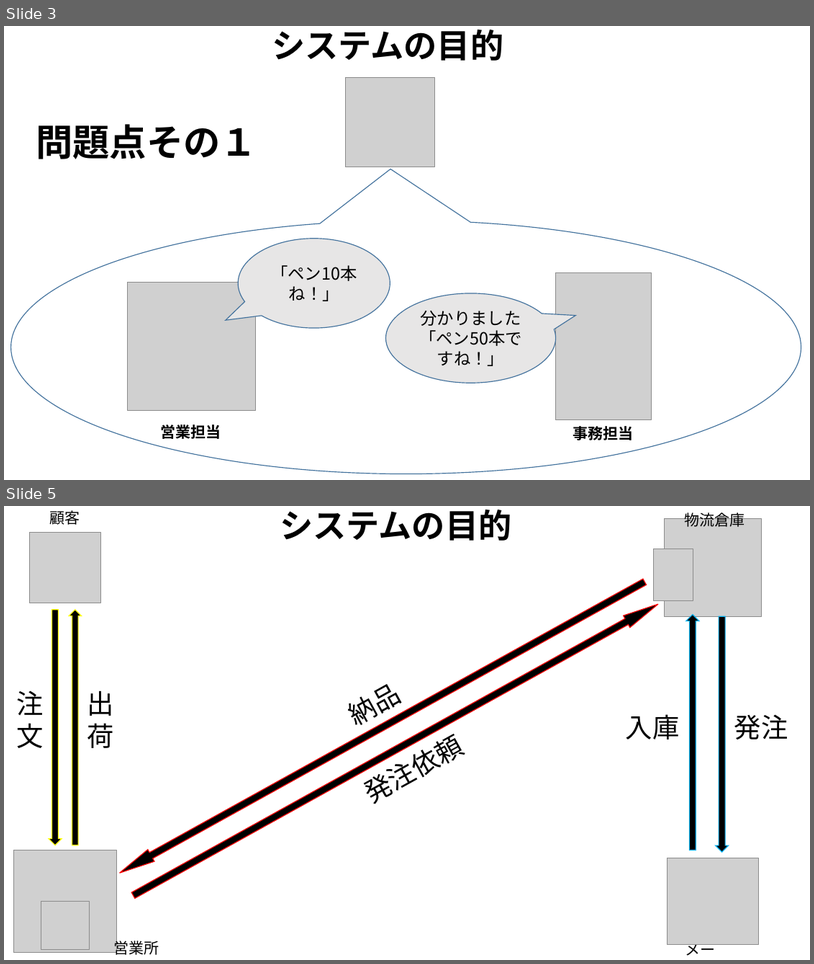
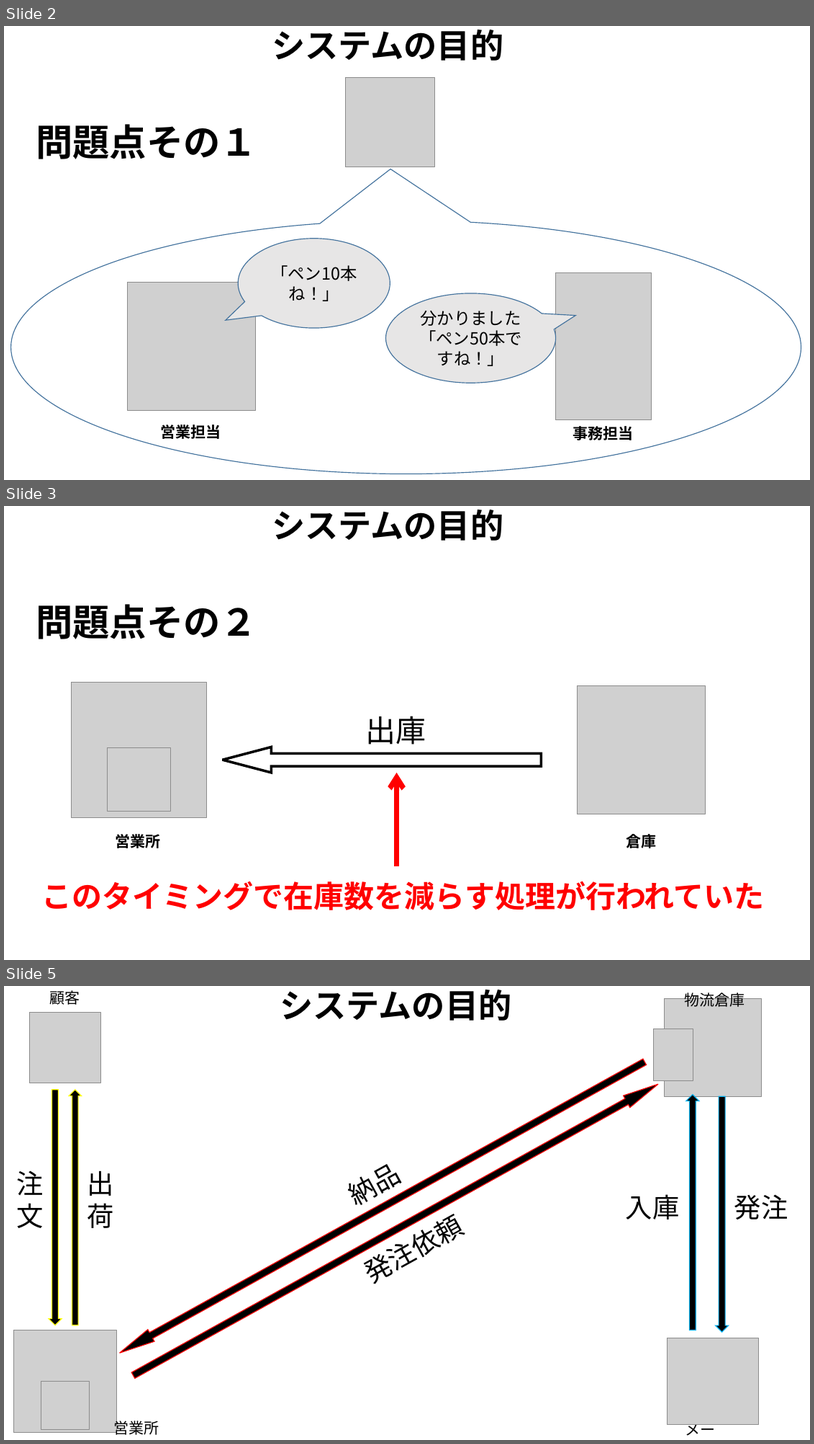
Before and after one commit to Yamanin3/system-devel, a slide deck: 企画発表プレゼンテーション.pptx. Shown one above the other, each under a label of ours: slides 3 and 5 before the commit, slides 2, 3 and 5 after it; the slides between them are not shown. The pictures are 814x964 and 814x1444 pixels, drawn with LibreOffice and Linux fonts; fonts in the diff are those of the drawing; grey boxes stand for pictures; background and template pictures are left out. Boxes give left, top, right and bottom in pixels: in the first picture for what was removed or moved away, otherwise in the second. Text is boxed around its words. In the diff, an @@ line names an element or a change of style, - is before the commit and + after.

```diff
--- a/企画発表プレゼンテーション.pptx
+++ b/企画発表プレゼンテーション.pptx
@@ slide 3 added at (4, 506, 810, 960), background picture (left out) @@
@@ title added at (272, 509, 504, 541), 39.6 pt, text #000000, bold @@
+システムの目的
@@ text added at (36, 604, 257, 639), 44 pt, text #000000, bold @@
+問題点その２
@@ picture added at (71, 682, 206, 818) @@
@@ picture added at (578, 686, 706, 814) @@
@@ text added at (366, 716, 427, 744), 36 pt, text #000000 @@
+出庫
@@ picture added at (108, 747, 171, 811) @@
@@ right arrow added at (222, 746, 541, 772), fill #FFFFFF, outline #000000 3 pt @@
@@ arrow added from (396, 867) to (396, 772), #FF0000 6 pt @@
@@ text added at (115, 834, 160, 848), 18 pt, text #000000, bold @@
+営業所
@@ text added at (626, 831, 656, 850), 18 pt, text #000000, bold @@
+倉庫
@@ text added at (42, 880, 765, 910), 36 pt, text #FF0000, bold @@
+このタイミングで在庫数を減らす処理が行われていた
@@ what was slide 3 is now slide 2 @@
```
Also in this commit, not shown: 2 other slides added, 3 slides removed.
